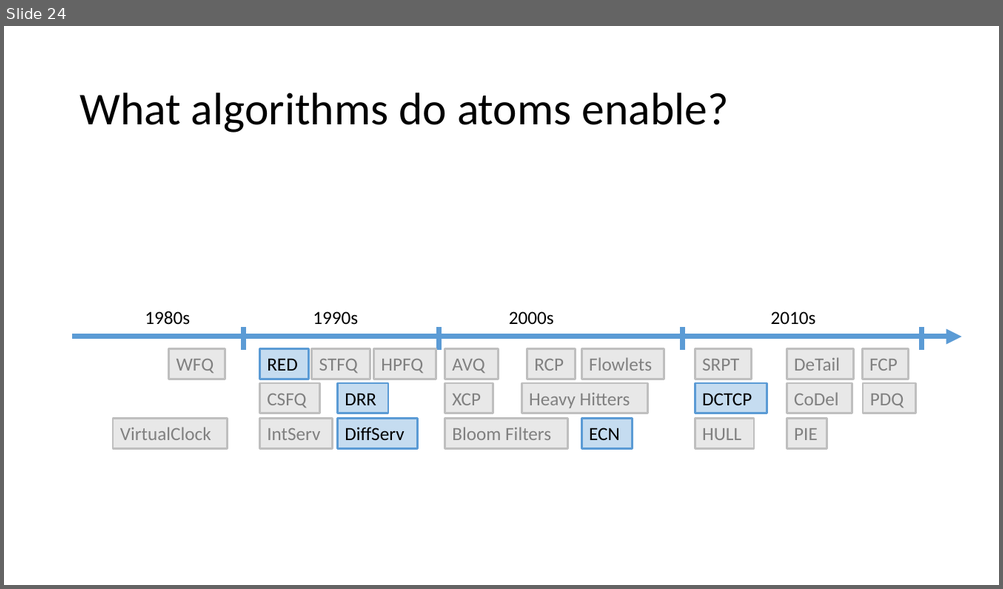
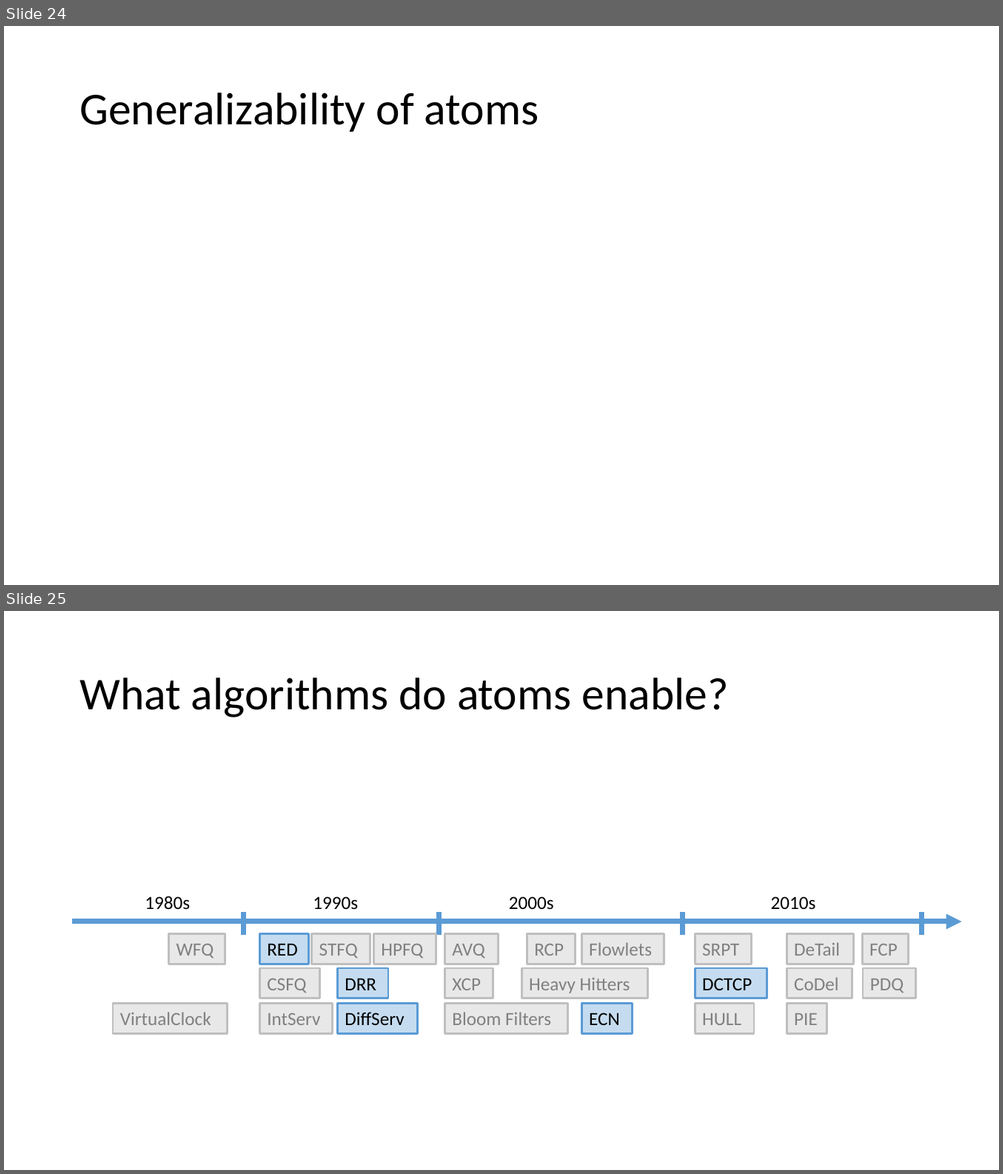
Before and after one commit to anirudhSK/pifo-domino-marple-ppts, a slide deck: uw_talk.pptx. Shown one above the other, each under a label of ours: slide 24 before the commit, slides 24 and 25 after it. The pictures are 1003x589 and 1003x1174 pixels, drawn with LibreOffice and Linux fonts; fonts in the diff are those of the drawing. Boxes give left, top, right and bottom in pixels: in the first picture for what was removed or moved away, otherwise in the second. Text is boxed around its words. In the diff, an @@ line names an element or a change of style, - is before the commit and + after.

Commit message:
Add a slide on generalizability

```diff
--- a/uw_talk.pptx
+++ b/uw_talk.pptx
@@ slide 24 added at (4, 26, 999, 585), background #FFFFFF @@
@@ title added at (79, 93, 539, 132), 44 pt, text #000000 @@
+Generalizability of atoms
@@ what was slide 24 is now slide 25 @@
```
Also in this commit, not shown: 8 slides changed.
